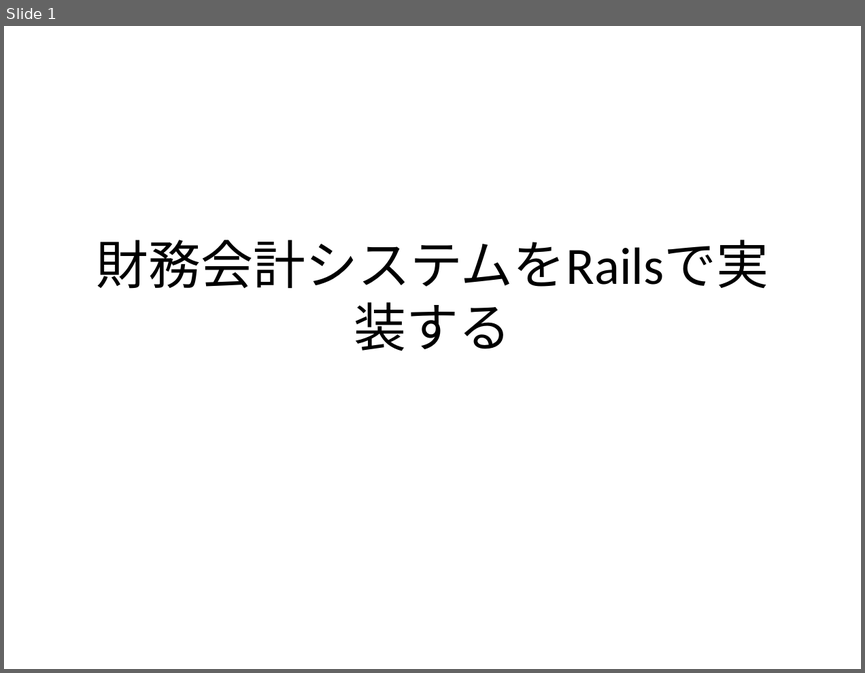
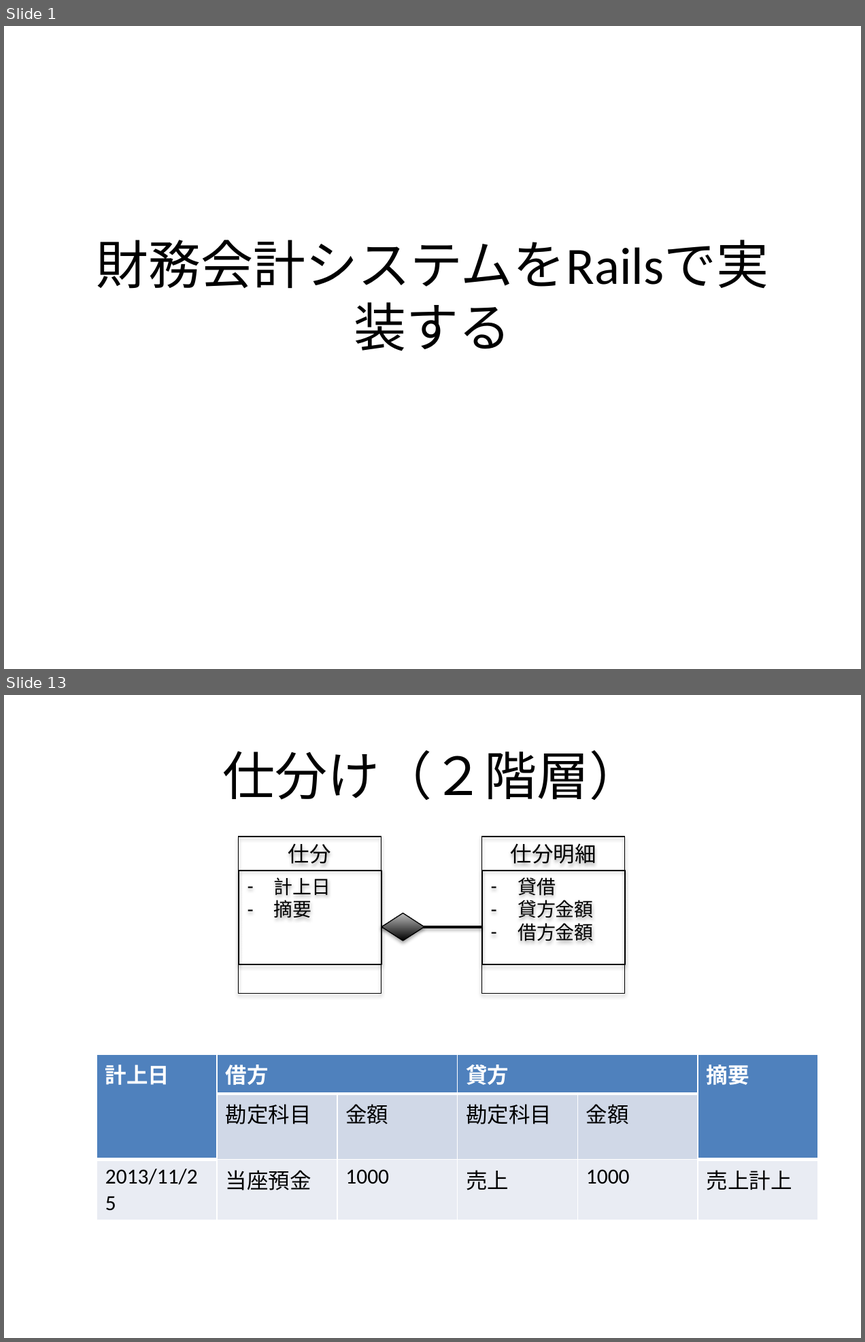
Before and after one commit to k2works/rails_accounting, a slide deck: ppt/プレゼン資料.pptx. Shown one above the other, each under a label of ours: slide 1 before the commit, slides 1 and 13 after it; the slides between them are not shown. The pictures are 865x673 and 865x1342 pixels, drawn with LibreOffice and Linux fonts; fonts in the diff are those of the drawing. Boxes give left, top, right and bottom in pixels: in the first picture for what was removed or moved away, otherwise in the second. Text is boxed around its words. In the diff, an @@ line names an element or a change of style, - is before the commit and + after.

```diff
--- a/ppt/プレゼン資料.pptx
+++ b/ppt/プレゼン資料.pptx
@@ slide 13 added at bbox=[4, 695, 861, 1338], background #FFFFFF @@
@@ title added at bbox=[223, 750, 642, 800], 44 pt, text #000000 @@
+仕分け（２階層）
@@ rectangle added at bbox=[238, 836, 381, 993], outline #000000 0.75 pt, 18 pt, text #000000 @@
+仕分
@@ rectangle added at bbox=[482, 836, 626, 993], outline #000000 0.75 pt, 18 pt, text #000000 @@
+仕分明細
@@ rectangle added at bbox=[239, 870, 382, 965], outline #000000 0.75 pt, 16 pt, text #000000 @@
+– 計上日
+– 摘要
@@ rectangle added at bbox=[482, 870, 626, 965], outline #000000 0.75 pt, 16 pt, text #000000 @@
+– 貸借
+– 貸方金額
+– 借方金額
@@ diamond added at bbox=[382, 913, 425, 940], fill gradient #000000 to #BDBDBD, outline #000000 0.75 pt @@
@@ line added from (381, 926) to (482, 926), #000000 2 pt @@
@@ table added at bbox=[96, 1054, 816, 1193], 3 rows, 6 columns @@
+計上日 | 借方 |  | 貸方 |  | 摘要
+ | 勘定科目 | 金額 | 勘定科目 | 金額 | 
+2013/11/25 | 当座預金 | 1000 | 売上 | 1000 | 売上計上
```
Also in this commit, not shown: 7 slides changed, 6 other slides added, 9 other files.
